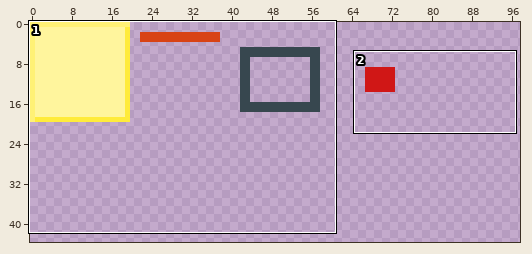
File history of a pixel-art file, res/tiles.aseprite. Above, an overview of the earlier version with the close-up marked.
Close-up. First the earlier version:
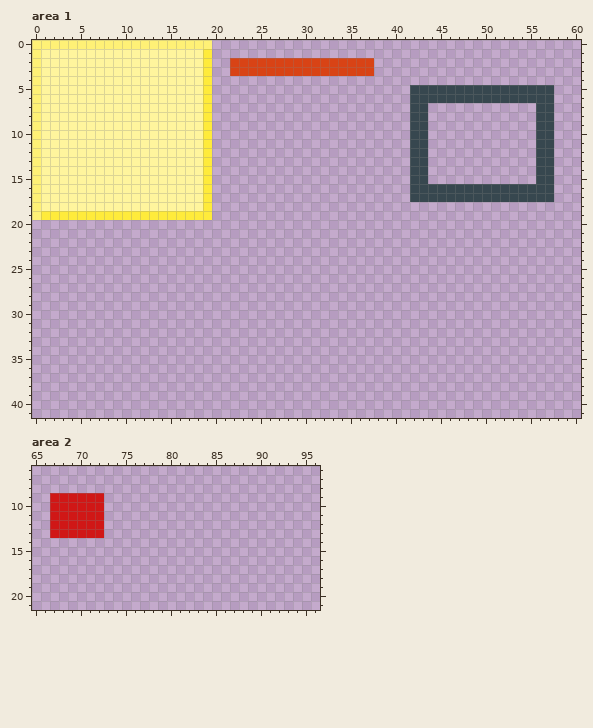
200x200 pixels, 1 frame. Shown: area 1: x 0..60, y 0..41; area 2: x 65..96, y 6..21. The wide view leaves out empty margins.
After:
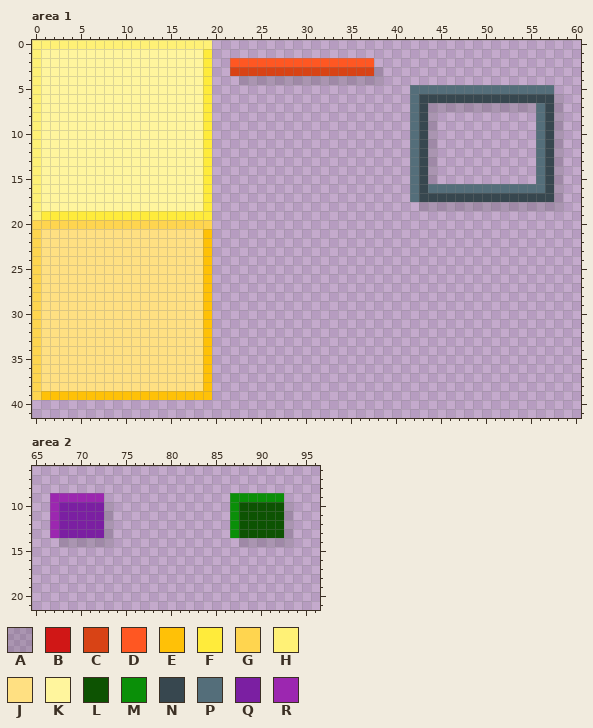
Palette (. is transparent): A #21212128  B #d01716  C #d84315  D #ff5722  E #ffc107  F #ffeb3b  G #ffd54f  H #fff176  J #ffe082  K #fff59d  L #0d5302  M #0a8f08  N #37474f  P #546e7a  Q #7b1fa2  R #9c27b0
Edits made:
Changed rows in their new state; - is an unchanged pixel.
Area 1, layer "Sprites":
first column x 0:
 2 ----------------------DDDDDDDDDDDDDDDD---------------------
 3 --------------------------------------A--------------------
 4 -----------------------AAAAAAAAAAAAAAAA--------------------
 5 ------------------------------------------PPPPPPPPPPPPPPPP-
 6 ------------------------------------------P---------------A
 7 ------------------------------------------P-AAAAAAAAAAAAP-A
 8 ------------------------------------------P-A-----------P-A
 9 ------------------------------------------P-A-----------P-A
10 ------------------------------------------P-A-----------P-A
11 ------------------------------------------P-A-----------P-A
12 ------------------------------------------P-A-----------P-A
13 ------------------------------------------P-A-----------P-A
14 ------------------------------------------P-A-----------P-A
15 ------------------------------------------P-A-----------P-A
16 ------------------------------------------P-PPPPPPPPPPPPP-A
17 ------------------------------------------P---------------A
18 -------------------------------------------AAAAAAAAAAAAAAAA
20 GGGGGGGGGGGGGGGGGGGG---------------------------------------
21 GJJJJJJJJJJJJJJJJJJE---------------------------------------
22 GJJJJJJJJJJJJJJJJJJE---------------------------------------
23 GJJJJJJJJJJJJJJJJJJE---------------------------------------
24 GJJJJJJJJJJJJJJJJJJE---------------------------------------
25 GJJJJJJJJJJJJJJJJJJE---------------------------------------
26 GJJJJJJJJJJJJJJJJJJE---------------------------------------
27 GJJJJJJJJJJJJJJJJJJE---------------------------------------
28 GJJJJJJJJJJJJJJJJJJE---------------------------------------
29 GJJJJJJJJJJJJJJJJJJE---------------------------------------
30 GJJJJJJJJJJJJJJJJJJE---------------------------------------
31 GJJJJJJJJJJJJJJJJJJE---------------------------------------
32 GJJJJJJJJJJJJJJJJJJE---------------------------------------
33 GJJJJJJJJJJJJJJJJJJE---------------------------------------
34 GJJJJJJJJJJJJJJJJJJE---------------------------------------
35 GJJJJJJJJJJJJJJJJJJE---------------------------------------
36 GJJJJJJJJJJJJJJJJJJE---------------------------------------
37 GJJJJJJJJJJJJJJJJJJE---------------------------------------
38 GJJJJJJJJJJJJJJJJJJE---------------------------------------
39 GEEEEEEEEEEEEEEEEEEE---------------------------------------
Area 2, layer "Sprites":
first column x 67:
 9 RRRRRR--------------MMMMMM-
10 RQQQQQA-------------MLLLLLA
11 RQQQQQA-------------MLLLLLA
12 RQQQQQA-------------MLLLLLA
13 RQQQQQA-------------MLLLLLA
14 -AAAAAA--------------AAAAAA
Where, in picture pixels (left, top, right, bottom), the same in both close-ups:
changed: (230, 58, 383, 85)
changed: (410, 85, 563, 211)
added: (32, 220, 212, 400)
changed: (50, 493, 113, 547)
added: (230, 493, 293, 547)
